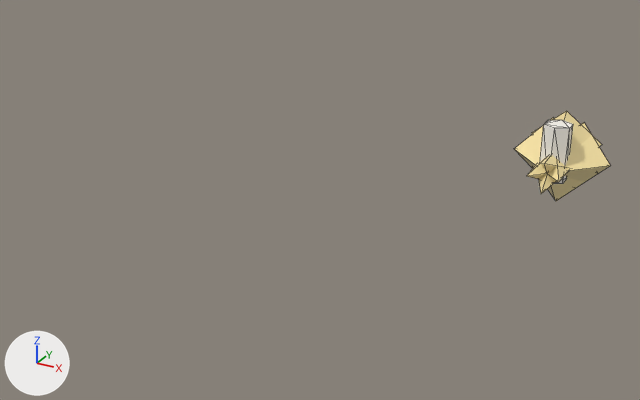
Renders of the glTF model godot_demo/assets/item_banana.glb from each side of a commit.
The view is the same before and after, from a 50 mm lens placed at (1.34, -5.76, 2.14), pointed at (-0.96, -1.6, 0.05). Every picture has the same lights, and +X, +Y and +Z are marked at lower left. The picture after the commit comes second. Mesh edges are drawn as thin lines. Vertices at exactly the same position are counted once.

The older version as bpy lines, for what is in view:
```python
me_cylinder_028 = bpy.data.meshes.new('Cylinder.028')
me_cylinder_028.from_pydata(...)  # 32 vertices, 44 faces; spans x -0.342..0.342, y -0.28..0.37, z -0.442..0.242
# faces by material slot: [20, 24]
me_cylinder_028.materials.append(mat_m_cutecream)  # white #fffbf1
me_cylinder_028.materials.append(mat_m_cuteyellow)  # beige #ffeaaa
ob_item_banana = bpy.data.objects.new('item_banana', me_cylinder_028)
ob_item_banana.location = (0.0, 0.0, 0.0)
```
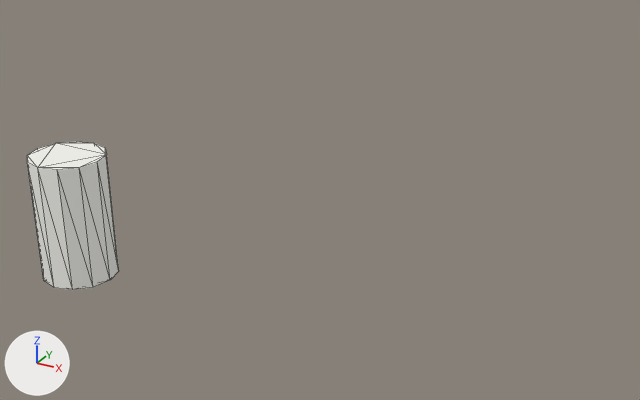
Location of each change, (x1, y1, x2, y2) in pixels of the pictures (640 x 400 px):
'item_banana', reshaped, moved (64% taller)
    before: (514, 111, 611, 201)
    after: (27, 142, 119, 290)
part 1 of me_cylinder_028, added
    after: (27, 142, 119, 290)
part 2 of me_cylinder_028, deleted
    before: (540, 120, 573, 184)
part 3 of me_cylinder_028, deleted (beige)
    before: (537, 155, 585, 201)
part 4 of me_cylinder_028, deleted (beige)
    before: (514, 118, 569, 182)
part 5 of me_cylinder_028, deleted
    before: (532, 111, 602, 194)
part 6 of me_cylinder_028, deleted (beige)
    before: (527, 122, 611, 182)

Edits to the bpy script that builds the scene:
```text
Add mat_m_bananacore:
    mat_m_bananacore = principled_material('M_BananaCore')
    mat_m_bananacore.base_color = (1.0, 0.992, 0.941)  # white #fffef8
    mat_m_bananacore.roughness = 0.3
Change me_cylinder_028:
    used by ob_item_banana; location = (0.0, 0.0, 0.0)
    remove me_cylinder_028.from_pydata(...)  # 32 vertices, 44 faces; spans x -0.342..0.342, y -0.28..0.37, z -0.442..0.242
    remove me_cylinder_028.materials.append(mat_m_cutecream)  # white #fffbf1
    remove me_cylinder_028.materials.append(mat_m_cuteyellow)  # beige #ffeaaa
    add me_cylinder_028.from_pydata(...)  # 24 vertices, 44 faces; spans x -0.18..0.18, y -0.18..0.18, z -0.3..0.3
    me_cylinder_028 part 1: a new loose piece, a 12-sided cylinder along z spanning x -0.18..0.18, y -0.18..0.18, z -0.3..0.3, in mat_m_bananacore (white #fffef8)
    me_cylinder_028 part 2: the loose piece of 12 vertices spanning x -0.087..0.087, y -0.1..0.1, z -0.2..0.2 is deleted
    me_cylinder_028 part 3: the loose piece of 5 vertices spanning x -0.25..0.25, y -0.28..0.37, z -0.442..0.024 is deleted
    me_cylinder_028 part 4: the loose piece of 5 vertices spanning x -0.342..0.124, y -0.28..0.37, z -0.35..0.15 is deleted
    me_cylinder_028 part 5: the loose piece of 5 vertices spanning x -0.25..0.25, y -0.28..0.37, z -0.224..0.242 is deleted
    me_cylinder_028 part 6: the loose piece of 5 vertices spanning x -0.124..0.342, y -0.28..0.37, z -0.35..0.15 is deleted
    add me_cylinder_028.materials.append(mat_m_bananacore)  # white #fffef8
Change ob_item_banana:
    ob_item_banana.location: (0.0, 0.0, 0.0) -> (-1.5, -3.0, 0.4)
```
